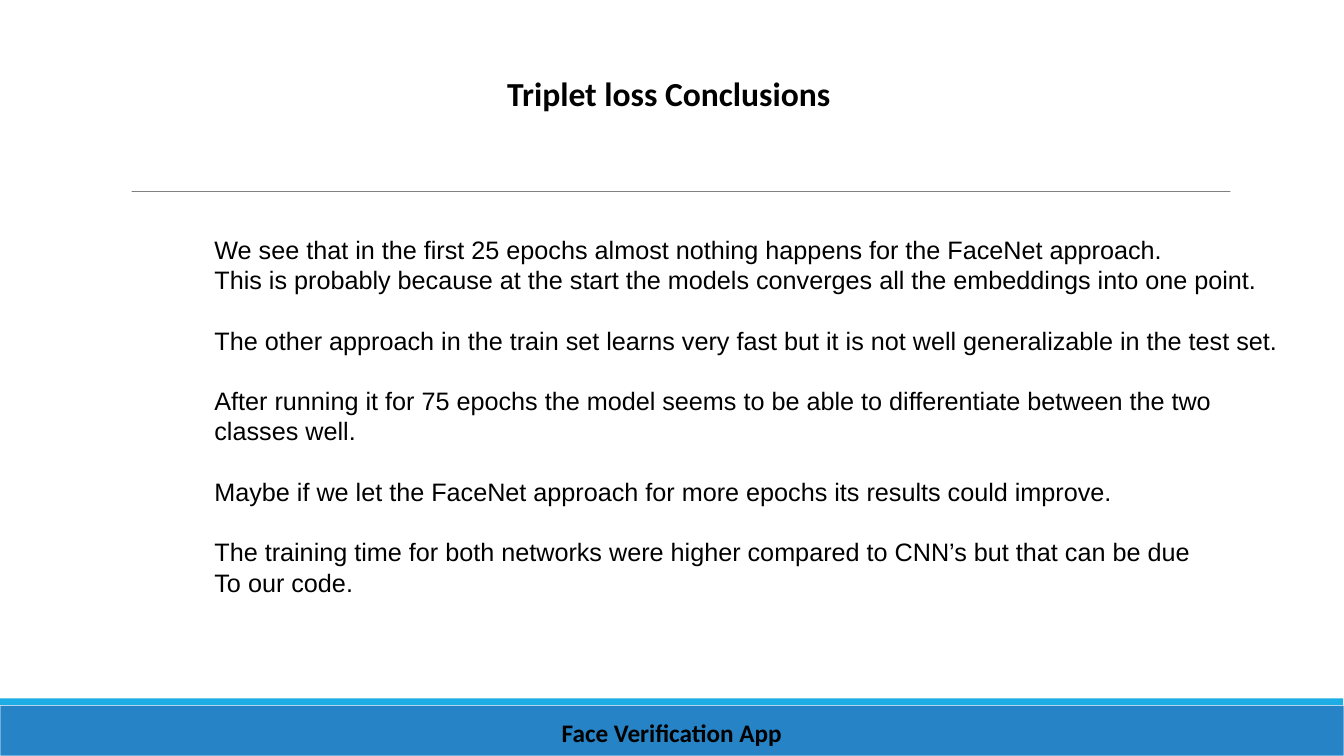
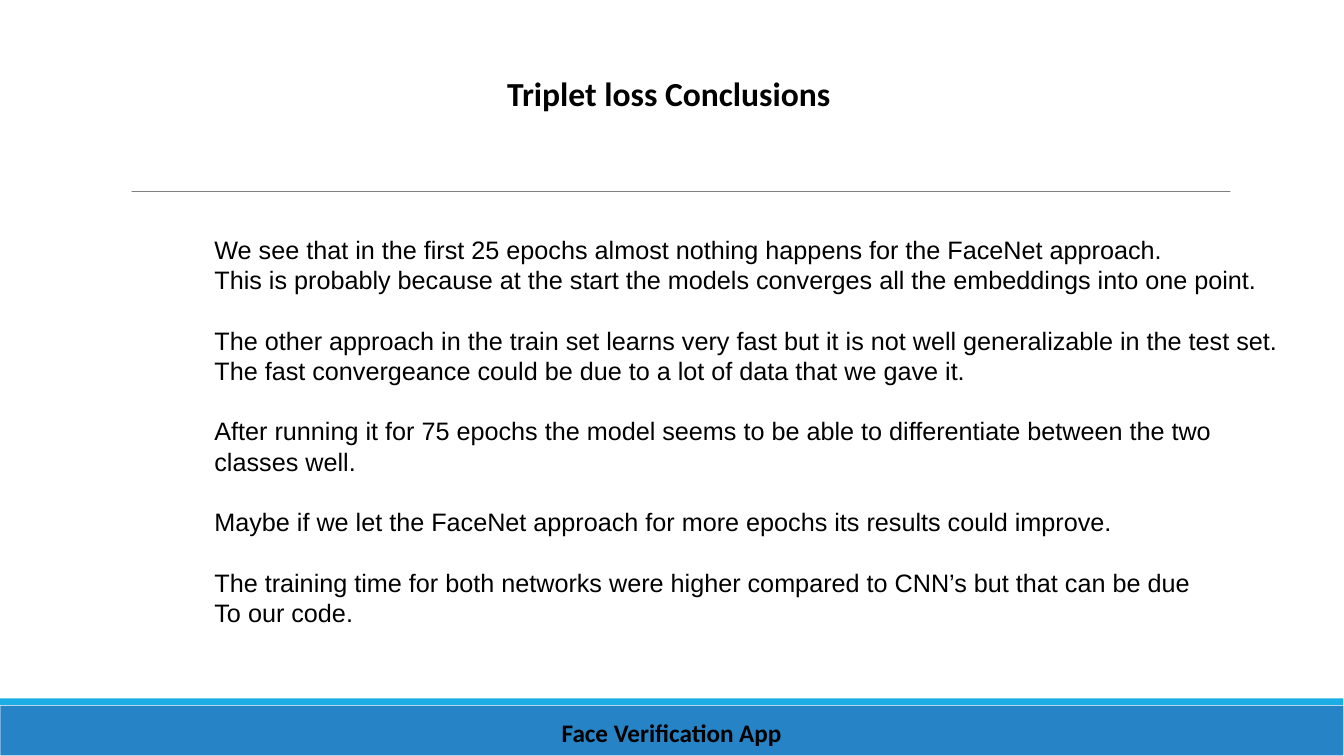
Before and after one commit to fotis93/deep_learning, a slide deck: slide 20 of deeep_learning/DL-Face_Verification.pptx. Drawn at 1344x756 pixels with LibreOffice and Linux fonts; fonts in the diff are those of the drawing. Boxes give left, top, right and bottom in pixels: in the first picture for what was removed or moved away, otherwise in the second. Text is boxed around its words. In the diff, an @@ line names an element or a change of style, - is before the commit and + after.

```diff
--- a/deeep_learning/DL-Face_Verification.pptx
+++ b/deeep_learning/DL-Face_Verification.pptx
@@ text at bbox=[214, 361, 965, 386]: paragraph added @@
+The fast convergeance could be due to a lot of data that we gave it.
```
Also in this commit, not shown: 6 other slides changed, 3 other files.
